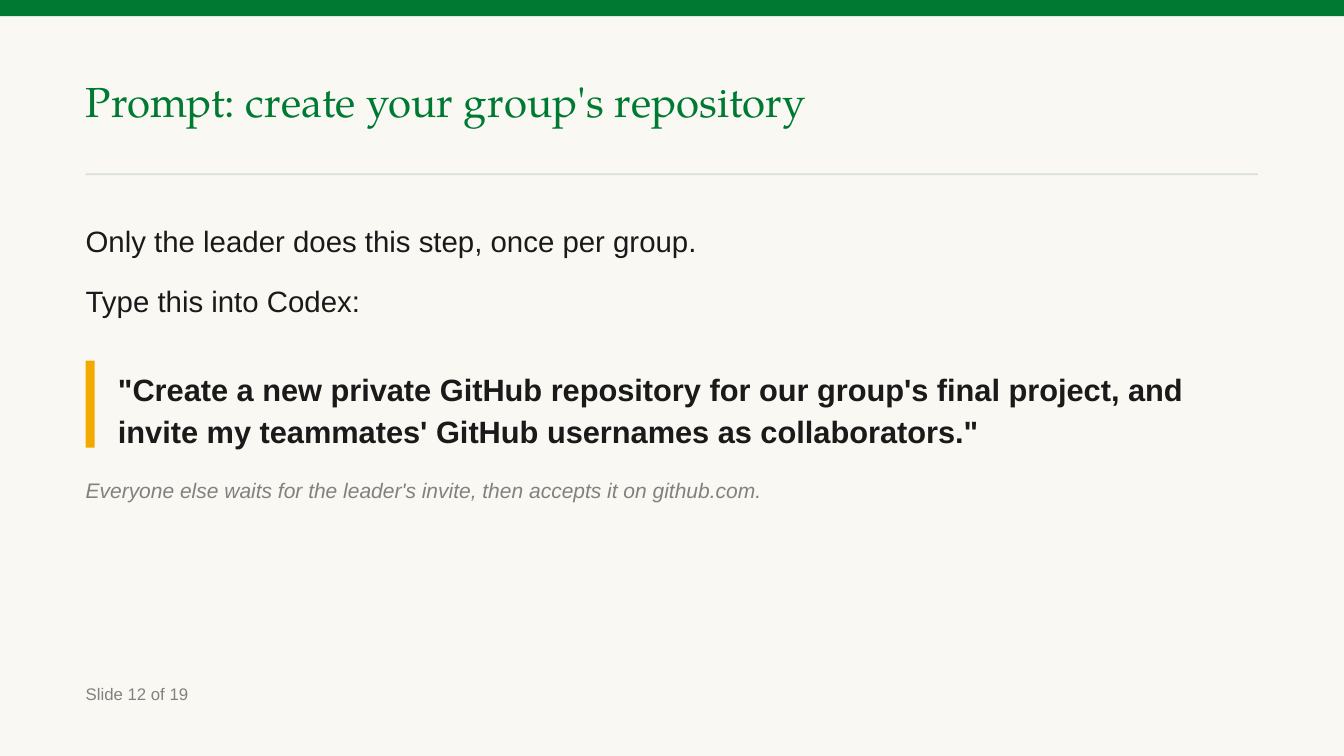
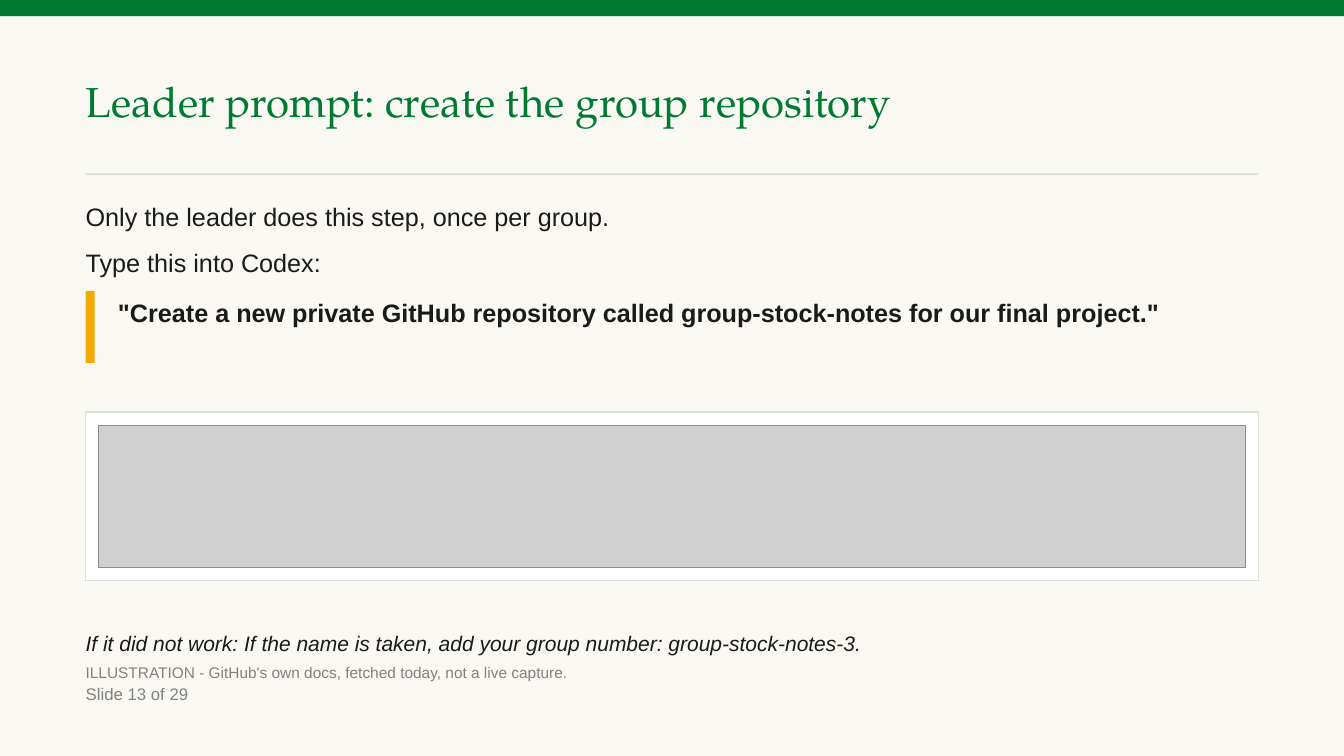
Before and after one commit to benjiesotelo-sudo/Telos_FIN1209, a slide deck: slide 14 of special-lecture/FIN1209-Special-Lecture-AI-Tools.pptx (slide 13 before the commit). Drawn at 1344x756 pixels with LibreOffice and Linux fonts; fonts in the diff are those of the drawing; grey boxes stand for pictures. Boxes give left, top, right and bottom in pixels: in the first picture for what was removed or moved away, otherwise in the second. Text is boxed around its words. In the diff, an @@ line names an element or a change of style, - is before the commit and + after.

```diff
--- a/special-lecture/FIN1209-Special-Lecture-AI-Tools.pptx
+++ b/special-lecture/FIN1209-Special-Lecture-AI-Tools.pptx
@@ text at <box>86,86,891,129</box>: text changed @@
-Prompt: create your group's repository
+Leader prompt: create the group repository
@@ text "Only the leader does this ...": place and size @@
-text "Only the leader does this ..." at <box>86,230,696,318</box>
+text "Only the leader does this ..." at <box>86,207,609,277</box>
@@ text "Only the leader does this ..." at <box>86,207,609,277</box>: size 21 to 18 pt; line spacing 1.18 to 1.15; less space between paragraphs @@
@@ rectangle: place and size @@
-rectangle at <box>86,361,95,448</box>
+rectangle at <box>86,290,95,362</box>
@@ text at <box>118,303,1159,328</box>: text changed; size 22 to 18 pt @@
-"Create a new private GitHub repository for our group's final project, and invite my teammates' GitHub usernames as collaborators."
+"Create a new private GitHub repository called group-stock-notes for our final project."
@@ rectangle: place and size @@
-rectangle at <box>86,483,761,503</box>
+rectangle at <box>86,412,1258,581</box>
@@ rectangle at <box>86,412,1258,581</box>: fill none to #FFFFFF; outline none to #D7E0D9 1 pt @@
@@ picture added at <box>99,425,1245,568</box> @@
@@ text in rectangle at <box>86,483,761,503</box>: text removed @@
-Everyone else waits for the leader's invite, then accepts it on github.com.
@@ text added at <box>86,635,860,656</box>, 15 pt, text #1A1A1A, italic @@
+If it did not work: If the name is taken, add your group number: group-stock-notes-3.
@@ text at <box>86,688,189,700</box>: text changed @@
-Slide 12 of 19
+Slide 13 of 29
@@ text added at <box>86,667,567,681</box>, 11 pt, text #818181 @@
+ILLUSTRATION - GitHub's own docs, fetched today, not a live capture.
```
Also in this commit, not shown: 16 other slides changed, 12 slides added, 2 slides removed, 3 other files.
